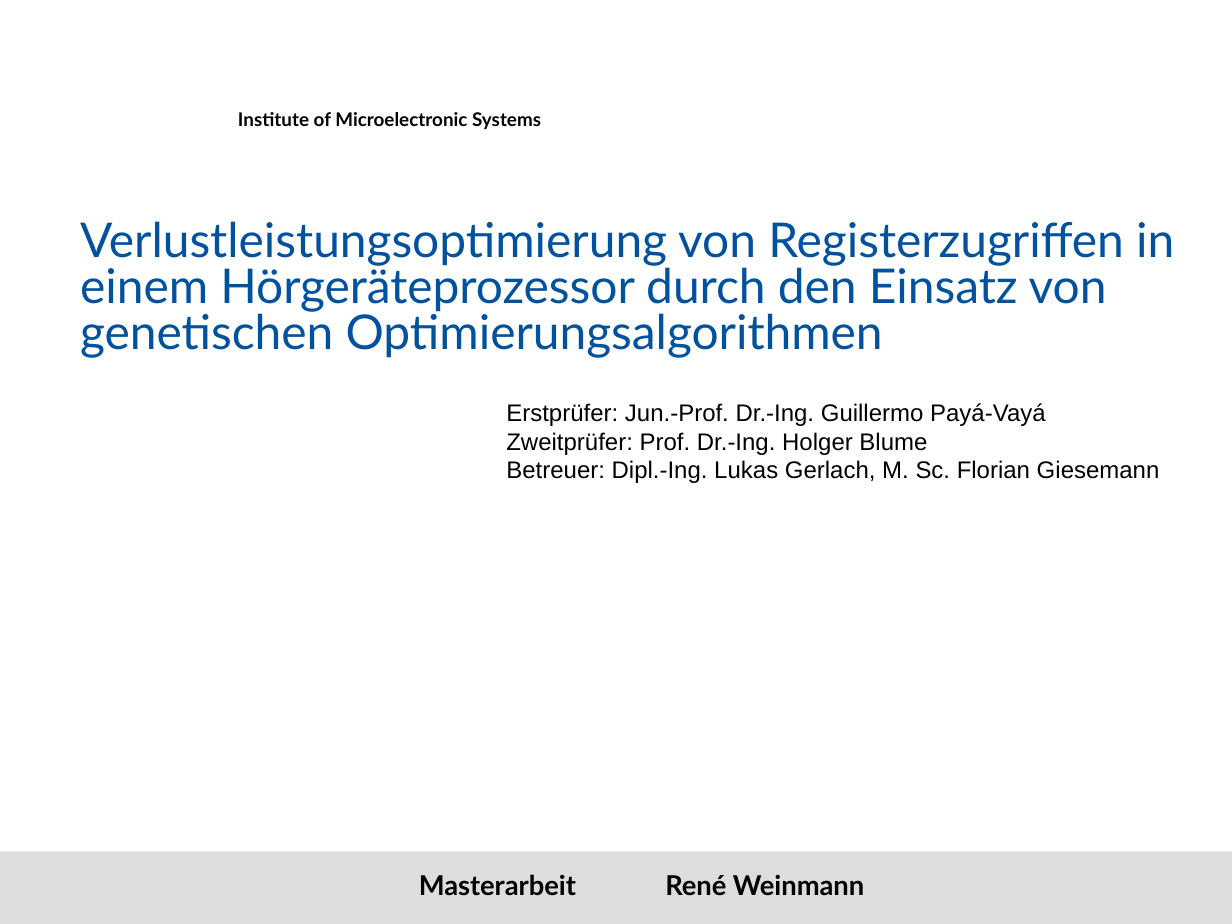
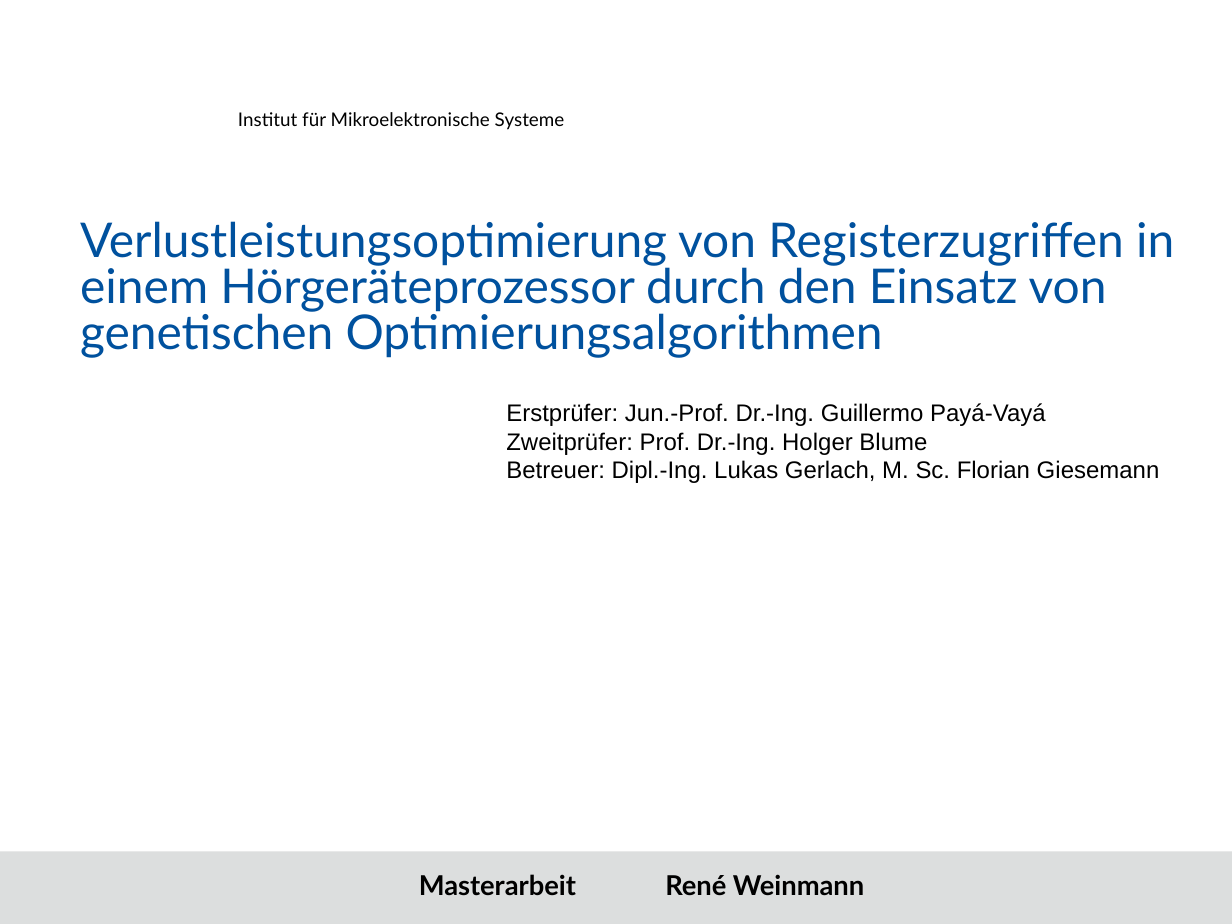
Before and after one commit to ReneWeinmann/Masterarbeit, a slide deck: slide 1 of Presentation_Rene_Weinmann.pptx. Drawn at 1232x924 pixels with LibreOffice and Linux fonts; fonts in the diff are those of the drawing; background and template pictures are left out. Boxes give left, top, right and bottom in pixels: in the first picture for what was removed or moved away, otherwise in the second. Text is boxed around its words. In the diff, an @@ line names an element or a change of style, - is before the commit and + after.

```diff
--- a/Presentation_Rene_Weinmann.pptx
+++ b/Presentation_Rene_Weinmann.pptx
@@ text at [238,112,565,130]: text changed; bold off @@
-Institute of Microelectronic Systems
+Institut für Mikroelektronische Systeme
```
Also in this commit, not shown: 5 other slides changed, 14 slides added, 12 slides removed, 11 other files.
